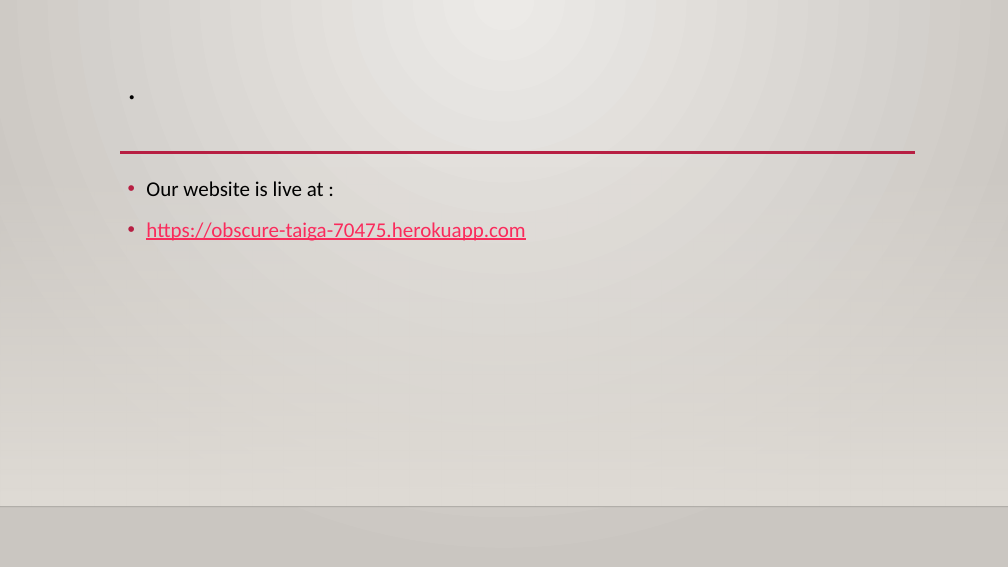
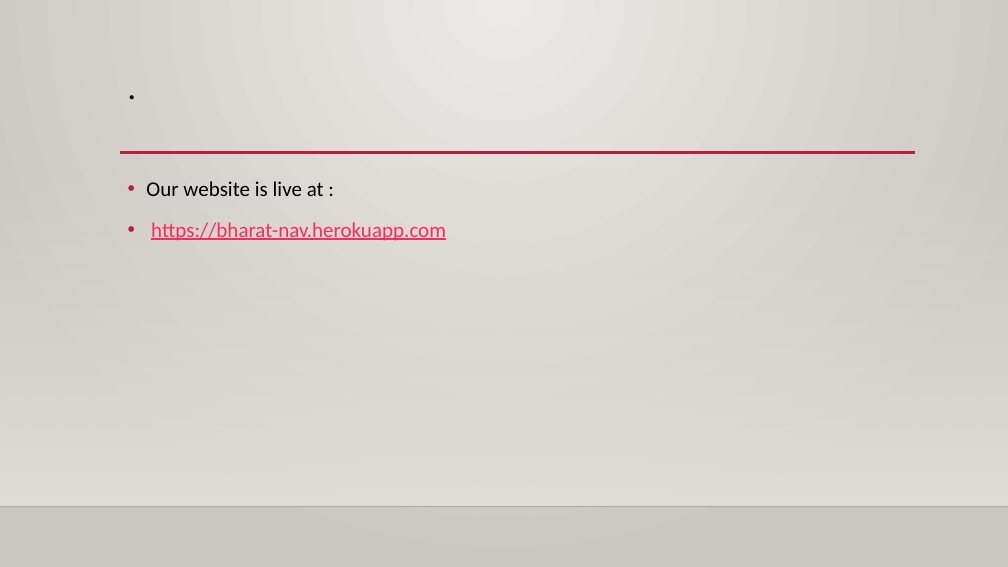
Before and after one commit to sonalbera/hackathon_cowork, a slide deck: slide 7 of Bharat Nav.pptx. Drawn at 1008x567 pixels with LibreOffice and Linux fonts; fonts in the diff are those of the drawing; background and template pictures are left out. Boxes give left, top, right and bottom in pixels: in the first picture for what was removed or moved away, otherwise in the second. Text is boxed around its words. In the diff, an @@ line names an element or a change of style, - is before the commit and + after.

```diff
--- a/Bharat Nav.pptx
+++ b/Bharat Nav.pptx
@@ text at (x1=151, y1=222, x2=446, y2=241): text changed @@
-• https://obscure-taiga-70475.herokuapp.com
+• https://bharat-nav.herokuapp.com
```
